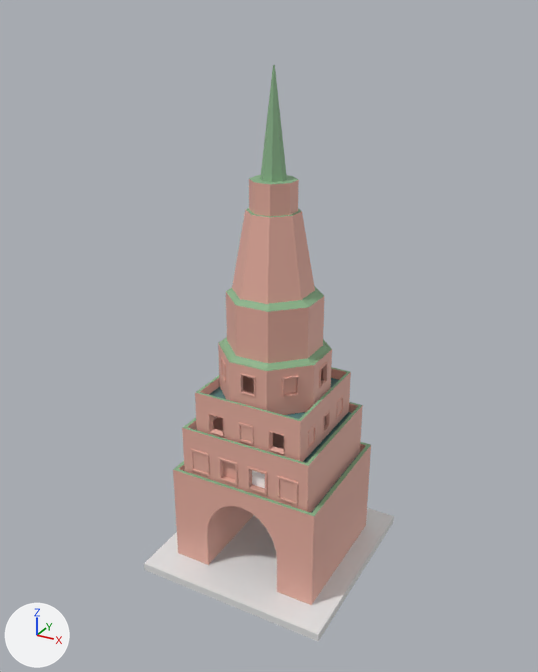
What one commit did to the glTF model public/syuyumbike.gltf.
One viewpoint serves both versions: a camera (50 mm lens) standing at (29.8, -55.3, 51.4) and looking at (-0.3, -0.6, 24.0). The axes (+X, +Y, +Z) are drawn at lower left. The lights are the same throughout. Where no turn or scale is listed for an object, it has been applied to the vertices. Vertices at the same position are counted once.
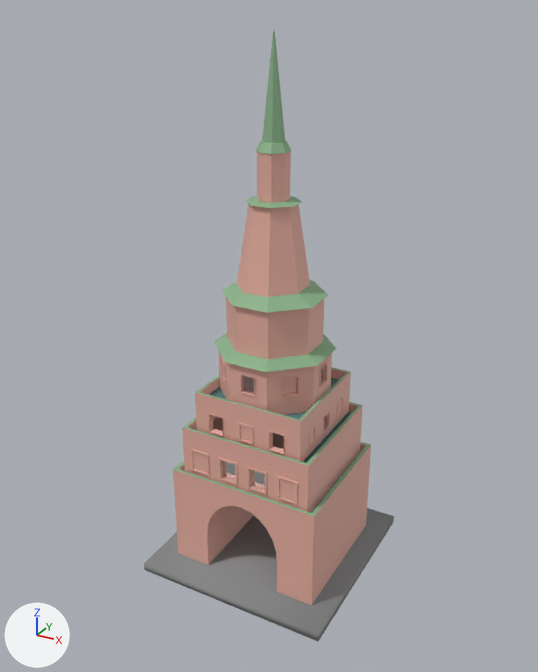
Where the newer file only moved an object's origin or applied its transform, the numbers keep the older frame.

Patch to the scene script:
```diff
--- a/public/syuyumbike.gltf.py
+++ b/public/syuyumbike.gltf.py
@@ mat_material @@
 mat_material = principled_material('Material')
-mat_material.base_color = (0.8, 0.8, 0.8)  # white #e7e7e7
+mat_material.base_color = (0.258, 0.258, 0.258)  # grey #8b8b8b
 mat_material.roughness = 0.4
@@ me_cube @@
 me_cube.from_pydata(...)  # 8 vertices, 12 faces; spans x -9.6..9.6, y -9.6..9.6, z 0.0..0.8
+# me_cube part 1: all faces are now shaded smooth (12 of 12 changed)
 me_cube.materials.append(mat_material)
@@ me_cube_004 @@
-me_cube_004.from_pydata(...)  # 76 vertices, 142 faces; spans x -6.56..6.56, y -6.11..6.11, z 9.96..15.42
+me_cube_004.from_pydata(...)  # 68 vertices, 124 faces; spans x -6.56..6.56, y -6.11..6.11, z 9.96..15.42
+# me_cube_004 part 2
+# 8 vertices are removed from x 0.68..2.33, y -5.9..-5.64, z 11.22..13.24
+# 18 faces are deleted
 me_cube_004.materials.append(mat_base)
@@ me_cube_004 @@
 me_cube_004.materials.append(mat_floor)
-me_cube_004.materials.append(mat_windows)  # white #ffffff
@@ me_cube_006 @@
 me_cube_006.from_pydata(...)  # 225 vertices, 479 faces; spans x -4.97..4.97, y -4.97..4.97, z -4.03..2.92
-me_cube_006.vertices[217].co = (-1.77, -4.66, 0.56)  # pixel (232, 360)
-me_cube_006.vertices[218].co = (-4.66, -1.77, 0.56)  # pixel (221, 342)
-me_cube_006.vertices[219].co = (-4.66, 1.77, 0.56)
-me_cube_006.vertices[220].co = (-1.77, 4.66, 0.56)
-me_cube_006.vertices[221].co = (1.77, 4.66, 0.56)
-me_cube_006.vertices[222].co = (4.66, 1.77, 0.56)  # pixel (328, 348)
-me_cube_006.vertices[223].co = (4.66, -1.77, 0.56)  # pixel (311, 363)
-me_cube_006.vertices[224].co = (1.77, -4.66, 0.56)  # pixel (267, 369)
+# me_cube_006 part 3
+me_cube_006.vertices[217].co = (-2.04, -5.36, 0.66)  # pixel (225, 362)
+me_cube_006.vertices[218].co = (-5.36, -2.04, 0.66)  # pixel (213, 341)
+me_cube_006.vertices[219].co = (-5.36, 2.04, 0.66)
+me_cube_006.vertices[220].co = (-2.04, 5.36, 0.66)
+me_cube_006.vertices[221].co = (2.04, 5.36, 0.66)
+me_cube_006.vertices[222].co = (5.36, 2.04, 0.66)  # pixel (336, 348)
+me_cube_006.vertices[223].co = (5.36, -2.04, 0.66)  # pixel (317, 365)
+me_cube_006.vertices[224].co = (2.04, -5.36, 0.66)  # pixel (265, 372)
 me_cube_006.materials.append(mat_base)
@@ me_cube_008 @@
-me_cube_008.from_pydata(...)  # 16 vertices, 28 faces; spans x -3.92..3.26, y -3.37..3.8, z 27.86..35.5
+me_cube_008.from_pydata(...)  # 32 vertices, 60 faces; spans x -3.59..3.59, y -3.59..3.59, z -3.82..4.11
+# me_cube_008 part 4: 32 vertices added at x -3.59..3.59, y -3.59..3.59, z -3.82..4.11
+# me_cube_008 part 5: 16 vertices removed from x -3.92..3.26, y -3.37..3.8, z 27.86..35.5
 me_cube_008.materials.append(mat_base)
@@ me_cube_002 @@
-me_cube_002.from_pydata(...)  # 36 vertices, 60 faces; spans x -0.73..0.73, y -5.09..5.09, z -0.96..0.96
+me_cube_002.from_pydata(...)  # 28 vertices, 46 faces; spans x -0.73..0.73, y -5.09..5.09, z -0.96..0.96
+# me_cube_002 part 6
+# 8 vertices are removed from x -0.73..0.73, y -4.97..-4.86, z -0.96..0.96
+# 16 faces are deleted
+# 2 new faces join them, mat_windows (white #e7e7e7)
 me_cube_002.materials.append(mat_base)
@@ ob_cube_006 @@
 ob_cube_006 = bpy.data.objects.new('Cube.006', me_cube_008)
-ob_cube_006.location = (0.0, 0.0, 0.0)
+ob_cube_006.location = (-0.3, 0.2, 32.4)
+ob_cube_006.scale = (0.871, 0.871, 0.996)
@@ ob_cube_007 @@
 ob_cube_007 = bpy.data.objects.new('Cube.007', me_cube_009)
-ob_cube_007.location = (-0.3, 0.2, 42.7)
-ob_cube_007.scale = (0.585, 0.585, 1.02)
+ob_cube_007.location = (-0.3, 0.2, 45.5)
+ob_cube_007.scale = (0.5, 0.5, 0.961)
@@ ob_cube_008 @@
 ob_cube_008 = bpy.data.objects.new('Cube.008', me_cube_010)
-ob_cube_008.location = (-0.3, 0.2, 36.8)
-ob_cube_008.scale = (0.914, 0.914, 0.99)
+ob_cube_008.location = (-0.3, 0.2, 38.5)
+ob_cube_008.scale = (0.613, 0.613, 1.53)
```

Changed parts and their boxes [x1, y1, x2, y2] in the pictures (538 x 672 px; the box of a moved part takes in the faces that stretch with it):
'Cube', recoloured, shading changed (white to grey): [144, 508, 394, 641] in both
'Cube.006', reshaped, moved, rescaled (12% narrower): before [232, 208, 315, 304]; after [237, 196, 310, 297]
'Cube.004', reshaped (8% wider): before [218, 337, 332, 415]; after [214, 333, 337, 415]
'Cube.008', moved, rescaled (29% narrower, 47% taller): before [249, 175, 299, 217]; after [256, 141, 291, 203]
'Cube.007', moved, rescaled (14% narrower): before [260, 65, 287, 182]; after [262, 30, 285, 143]
part 2 of me_cube_004, deleted: before [249, 469, 265, 492]
part 3 of me_cube_006, moved or reshaped: before [219, 337, 332, 371]; after [214, 333, 337, 372]
part 4 of me_cube_008, added: after [237, 196, 310, 297]
part 5 of me_cube_008, deleted: before [232, 208, 315, 304]
part 6 of me_cube_002, cut back: before [240, 373, 255, 389]; after [243, 376, 254, 393]
